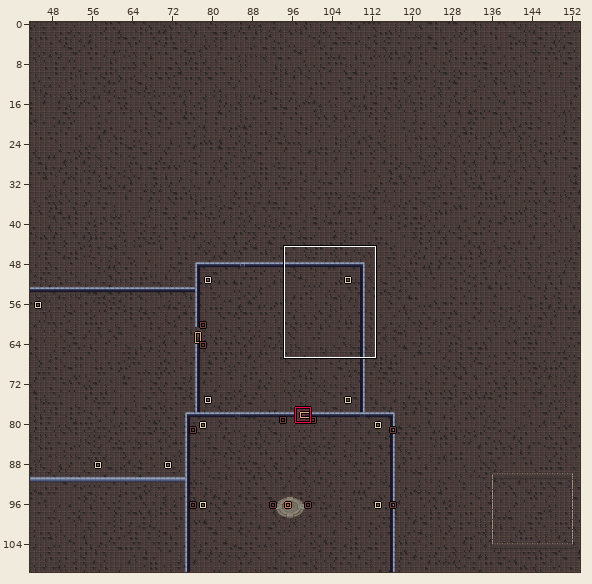
Two states of a LDtk project, VampireSurvivors/Levels/Zombies.ldtk. The first picture is a wide view before the edit; the outline marks the close-up.
Close-up. Earlier state:
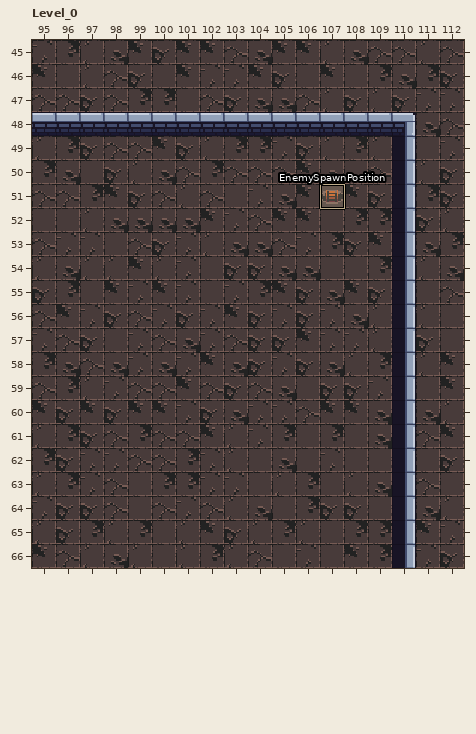
Cells are 16x16 px. Shown: Level_0 x 95..112, y 45..66. The commit also changed other parts of the map, which this record leaves out. Layer "Collision" is drawn 0,8 px off the grid. Layer "FakeCollision" is drawn 0,8 px off the grid.
And afterwards:
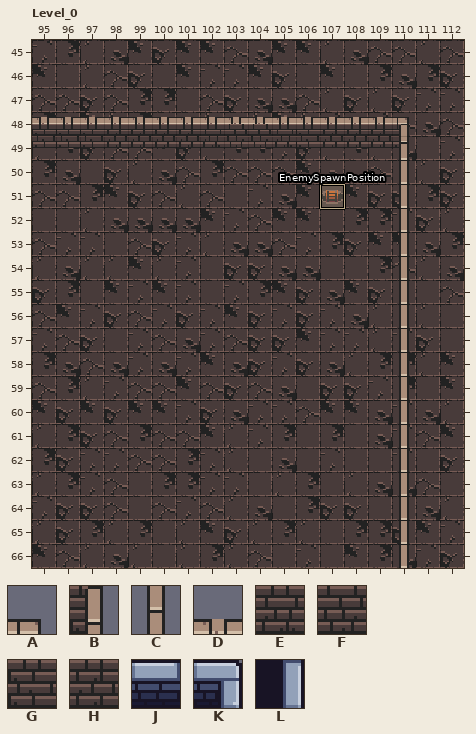
Key: from "Atlas_walls_high_16x322": A 3, B 27, C 72, D 98, E 122, F 170, G 173, H 174; from "Set_1_12": J 5, K 6, L 24.
_ is an empty cell.
Tiles replaced or removed in this view: J, K, L.
Changes in this commit:
Changed rows in their new state; . is an unchanged cell.
layer "Collision" offset 0,0 -> 0,8 px
layer "FakeCollision" offset 0,0 -> 0,8 px
Layer "Collision":
first column x 95:
48 GGGHHHHEFFEGHHHB
49 ...............C
50 ...............C
51 ...............C
52 ...............C
53 ...............C
54 ...............C
55 ...............C
56 ...............C
57 ...............C
58 ...............C
59 ...............C
60 ...............C
61 ...............C
62 ...............C
63 ...............C
64 ...............C
65 ...............C
66 ...............C
Layer "FakeCollision":
first column x 95:
47 DDDDDDDDDDDDDDDA
